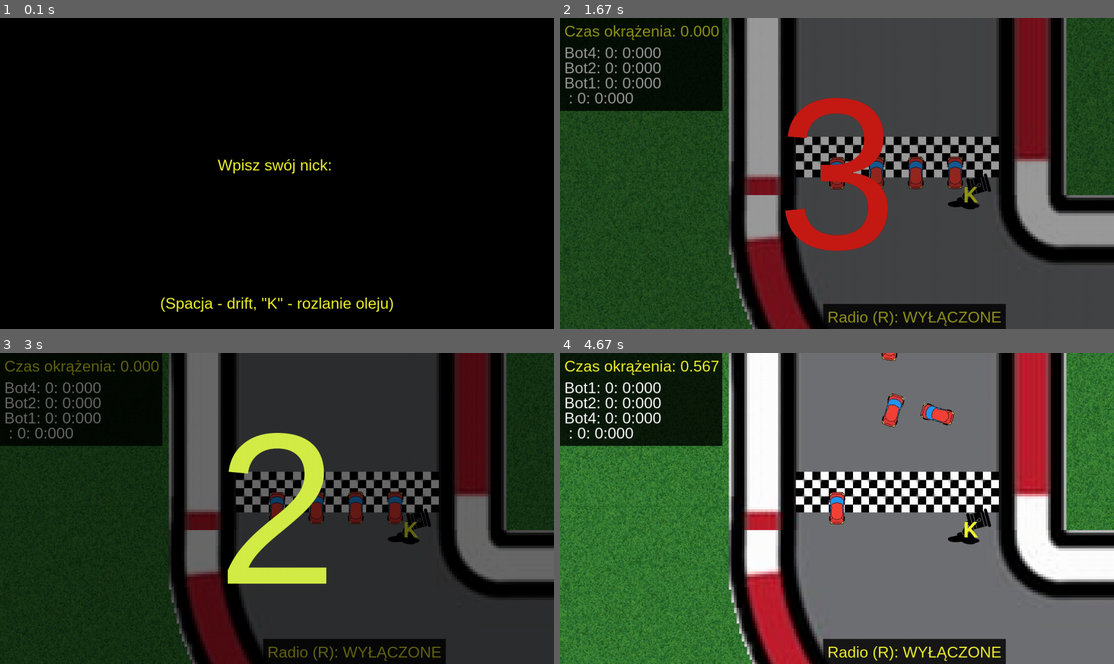
Above: before the commit, frames 1-4 (two rows, left to right).
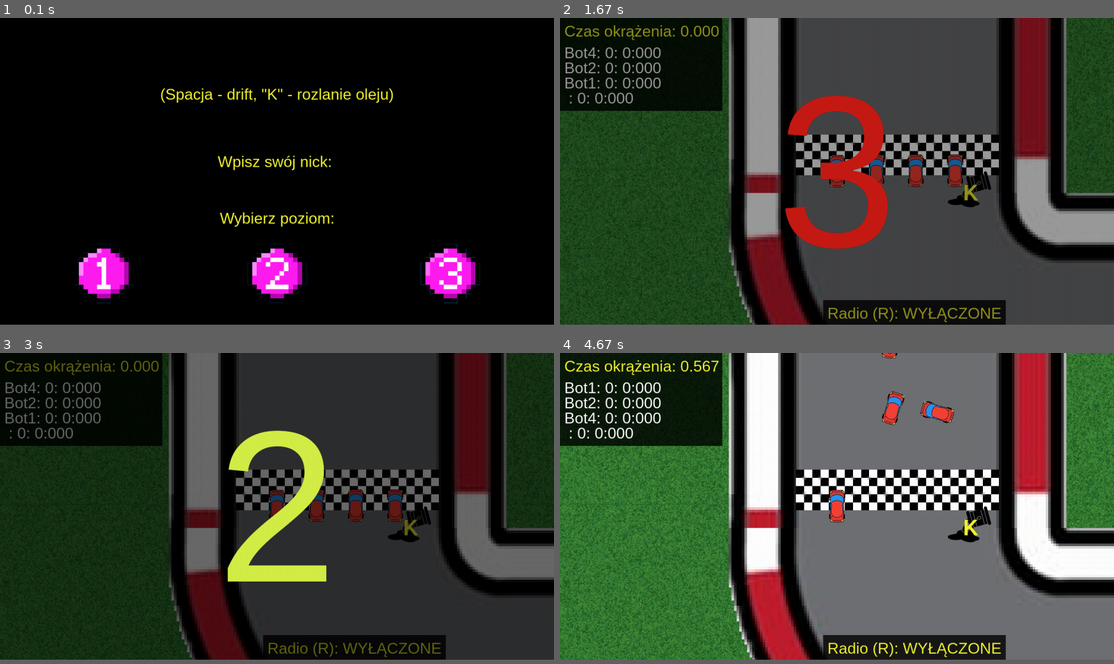
Above: after the commit, the same moments.

Repository: PiotrFurtak/Motorola
Game: pygame game, started from Main.py
Same seed, same stepped clock (60 frames per second), same inputs: the game is played once before the commit and once after it.
Inputs (mouse positions are in pixels of both pictures, inside the frame that each line leads up to):
- Up to frame 1 (0.1 s): no input
- Up to frame 2 (1.67 s): click (665, 273) at 0.38 s; tap Space at 0.67 s; click (837, 254) at 1.05 s
- Up to frame 3 (3 s): click (343, 533) at 1.88 s
- Up to frame 4 (4.67 s): tap Space at 4.43 s
In our replay, the window is 900x506 before the commit and 900x499 after it. These sizes can differ from the game's own. Grey fills any space a smaller window leaves; there, only what the larger window draws over its background counts as a difference.

The runs differ from the first frame. In frame 1, 5.5% of the frame differs, in the area x 13-87%, y 22-95%; in frame 2, 6.1%; in frame 3, 5.3%; in frame 4, 11%, in the area x 0-100%, y 0-100%.

Commit message:
Wybór poziomu interfejs

Diff:
--- a/Game.py
+++ b/Game.py
@@ -7,8 +7,13 @@
 pygame.init()
 
 class Game:
-    def __init__(self, window, player_nick):
+    def __init__(self, window, player_nick,chosen_level):
         self.PLAYER_NICK = player_nick
+        #
+        #
+        self.CHOSEN_LEVEL = chosen_level # Liczba 1,2 lub 3
+        #
+        #
         self.running = False
         self.WHITE = (255, 255, 255)
         self.BLACK = (0, 0, 0)
--- a/Main.py
+++ b/Main.py
@@ -3,17 +3,21 @@
 from Game import Game
 from Button import Button
 WINDOW_WIDTH, WINDOW_HEIGHT = pygame.display.get_desktop_sizes()[0]
+WINDOW_HEIGHT -= 10
 window = pygame.display.set_mode((WINDOW_WIDTH,WINDOW_HEIGHT))
 FONT = pygame.font.SysFont("bahnschrift", 36)
 BUTTON = pygame.image.load("imgs/start-button.png")
-BUTTON = pygame.transform.scale(BUTTON,(100,50))
+BUTTON = pygame.transform.scale(BUTTON,(400,180))
 startButton = Button(window,(WINDOW_WIDTH//2,WINDOW_HEIGHT//1.3),BUTTON)
+LEVEL_BUTTONS_IMG = [pygame.image.load(f"imgs/level-{i+1}-button.png") for i in range(3)]  # Ustaw zdjęcia
+level_buttons = [Button(window,(WINDOW_WIDTH//2-400+400*i,WINDOW_HEIGHT//1.2),LEVEL_BUTTONS_IMG[i]) for i in range(3)] # Definicja obiektów
+chosen_level = 0  # ZERO OZNACZA BRAK WYBRANEGO POZIOMU
 player_nick = ""
 scores = []
 
 
 def start_game():
-    oGame = Game(window,player_nick) # Rozpoczynamy grę
+    oGame = Game(window,player_nick,chosen_level) # Rozpoczynamy grę
     scores = oGame.scores # Patrzymy na wyniki tej gry
     return scores # I zwracamy
 
@@ -56,16 +60,25 @@
                 nick = FONT.render("Wpisz swój nick: "+player_nick,True,(242, 245, 47))  # Uaktualniamy surface
         elif event.type == pygame.MOUSEBUTTONDOWN:
             if event.button == 1:  # Sprawdzamy czy wcisnęliśmy lewy przycisk myszy
-                if startButton.isClicked(event.pos) and player_nick: # Sprawdzamy czy myszka najechała na przycisk i czy wpisano nick
+                if startButton.isClicked(event.pos) and player_nick and chosen_level: # Sprawdzamy czy myszka najechała na przycisk i czy wpisano nick
                     scores = start_game() # Zaczynamy grę
                     # Następna linijka wykona się dopiero po zakończeniu lub wyjściu z wyścigu
+                    chosen_level = 0
+                level_buttons_state = [level_buttons[i].isClicked(event.pos) for i in range(3)] # Ustawiamy stan przycisków
+                if True in level_buttons_state:  # Jeśli jakiś wciśnięty
+                    chosen_level = level_buttons_state.index(True)+1 # To ustaw wybrany poziom (1~3)
 
     window.fill((0,0,0)) # Czyścimy ekran
     if scores:
         draw_table(scores) # Rysujemy tabelę wyników
     else:
         window.blit(nick,(WINDOW_WIDTH//2 - nick.get_width()//2,WINDOW_HEIGHT//9*4)) # Wypisujemy nick gracza
-    window.blit(info,(WINDOW_WIDTH//2 - info.get_width()//2,WINDOW_HEIGHT//9*8)) # Wypisujemy informację dla gracza
-    if player_nick: # Rysujemy przycisk tylko jeśli podano nick
+    if not scores:
+        window.blit(info,(WINDOW_WIDTH//2 - info.get_width()//2,WINDOW_HEIGHT//9*2)) # Wypisujemy informację dla gracza
+    if player_nick and chosen_level: # Rysujemy przycisk tylko jeśli podano nick i wybrano poziom
         startButton.draw()
+    if not chosen_level:   # Jeśli nie wybrano to rysuj
+        level_text = FONT.render("Wybierz poziom:",True,(242, 245, 47))
+        window.blit(level_text,(WINDOW_WIDTH//2 - level_text.get_width()//2,WINDOW_HEIGHT//1.6))
+        [oButton.draw() for oButton in level_buttons]
     pygame.display.update() # Uaktualniamy ekran
Binary file added: imgs/level-1-button.png
Binary file added: imgs/level-2-button.png
Binary file added: imgs/level-3-button.png
